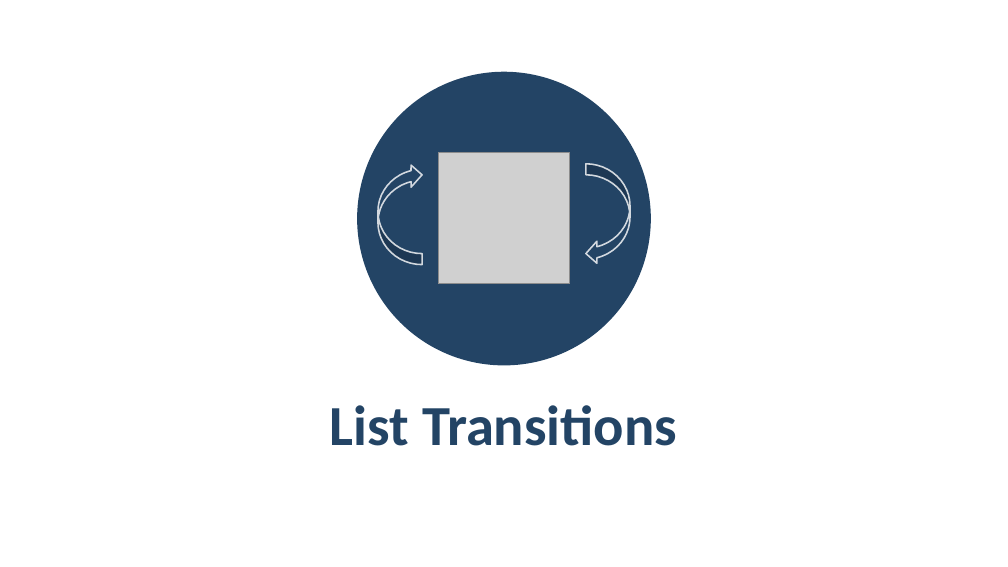
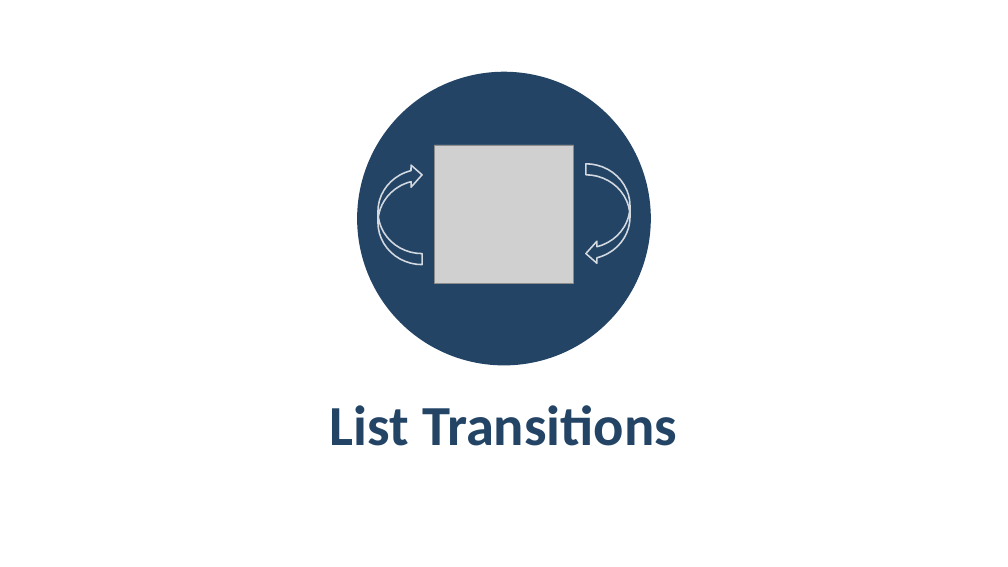
Before and after one commit to Vue-Course-Plans/Vue-Lectures, a slide deck: slide 25 of Vue-Animations/Vue-Animations.pptx. Drawn at 1008x567 pixels with LibreOffice and Linux fonts; fonts in the diff are those of the drawing; grey boxes stand for pictures; background and template pictures are left out. Boxes give left, top, right and bottom in pixels: in the first picture for what was removed or moved away, otherwise in the second. Text is boxed around its words. In the diff, an @@ line names an element or a change of style, - is before the commit and + after.

```diff
--- a/Vue-Animations/Vue-Animations.pptx
+++ b/Vue-Animations/Vue-Animations.pptx
@@ picture: place and size @@
-picture at bbox=[439, 153, 570, 284]
+picture at bbox=[435, 145, 573, 284]
@@ curved left arrow at bbox=[378, 164, 422, 265]: fill #234465 at 80% opacity to none @@
@@ curved left arrow at bbox=[586, 164, 630, 265]: fill #234465 at 80% opacity to none @@
```
Also in this commit, not shown: 4 other slides changed, 1 other file.
